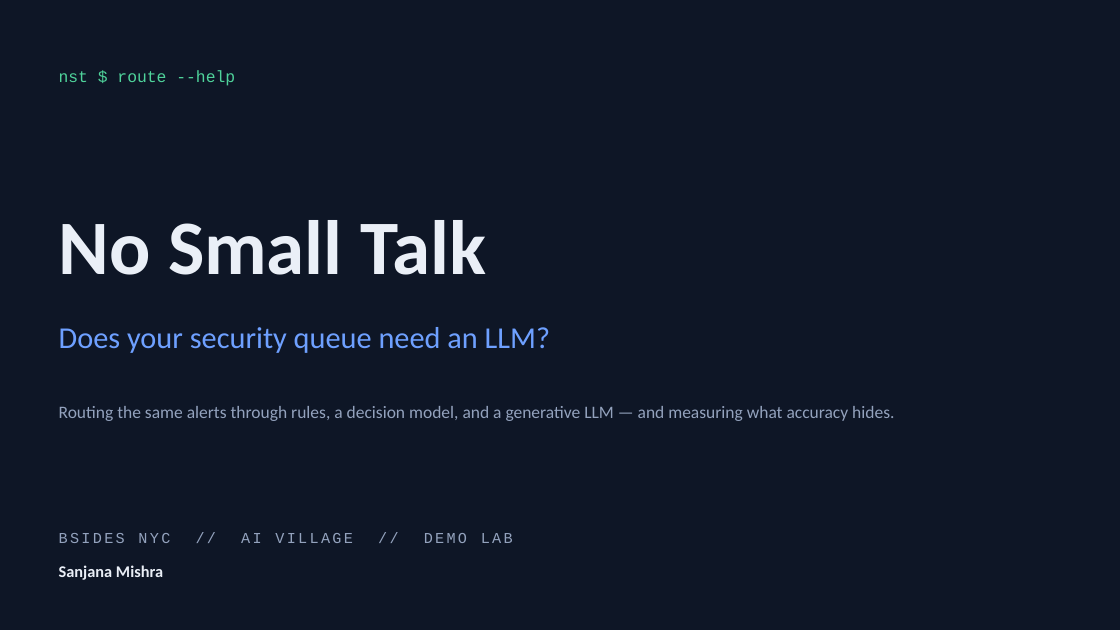
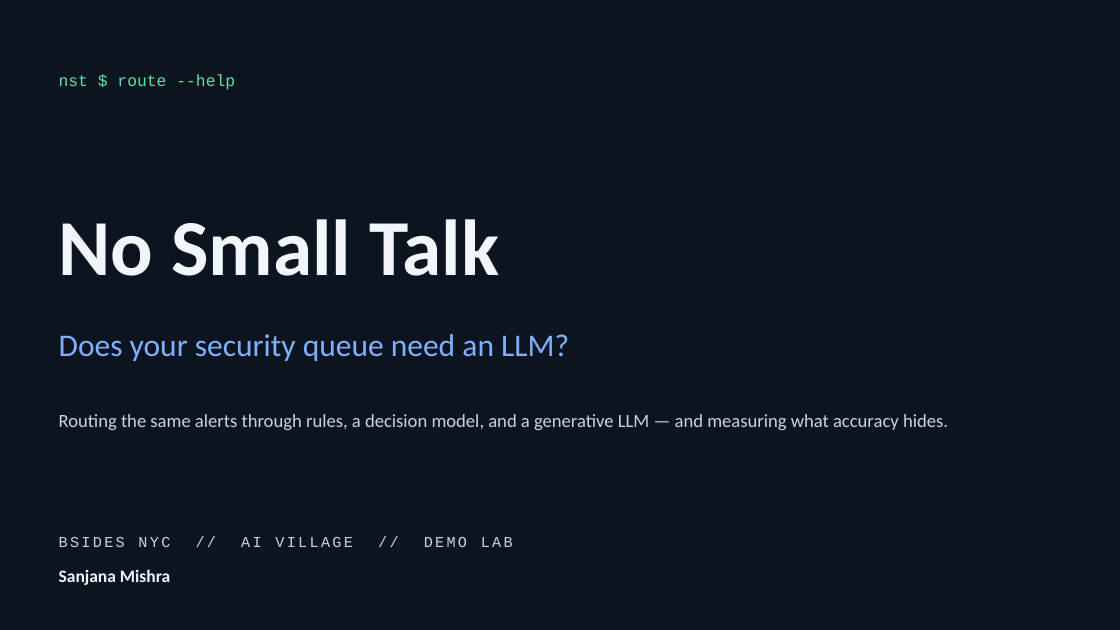
Before and after one commit to sanj-mishra/no-small-talk, a slide deck: slide 1 of submission/no-small-talk-deck.pptx. Drawn at 1120x630 pixels with LibreOffice and Linux fonts; fonts in the diff are those of the drawing. Boxes give left, top, right and bottom in pixels: in the first picture for what was removed or moved away, otherwise in the second. Text is boxed around its words. In the diff, an @@ line names an element or a change of style, - is before the commit and + after.

```diff
--- a/submission/no-small-talk-deck.pptx
+++ b/submission/no-small-talk-deck.pptx
@@ background #0E1626 to #0C1420 @@
@@ text "nst $ route --help" at [59,74,235,90]: text colour #4FD39B to #5FE0A6 @@
@@ text "No Small Talk" at [59,219,499,276]: size 66 to 68 pt, text colour #EAEFF7 to #F2F6FC @@
@@ text "Does your security queue need ...": place and size @@
-text "Does your security queue need ..." at [59,327,550,353]
+text "Does your security queue need ..." at [59,334,569,361]
@@ text "Does your security queue need ..." at [59,334,569,361]: size 26 to 27 pt, text colour #6EA0FF to #7FB0FF @@
@@ text "Routing the same alerts through ...": place and size @@
-text "Routing the same alerts through ..." at [59,406,894,421]
+text "Routing the same alerts through ..." at [59,414,948,430]
@@ text "Routing the same alerts through ..." at [59,414,948,430]: size 15 to 16 pt, text colour #93A2BD to #C6D2E6 @@
@@ text "BSIDES NYC // AI VILLAGE ..." at [59,537,513,547]: text colour #93A2BD to #C6D2E6 @@
@@ text "Sanjana Mishra" at [59,569,170,585]: size 14 to 15 pt, text colour #EAEFF7 to #F2F6FC @@
```
Also in this commit, not shown: 4 other slides changed, 8 slides added, 7 slides removed, 1 other file.
